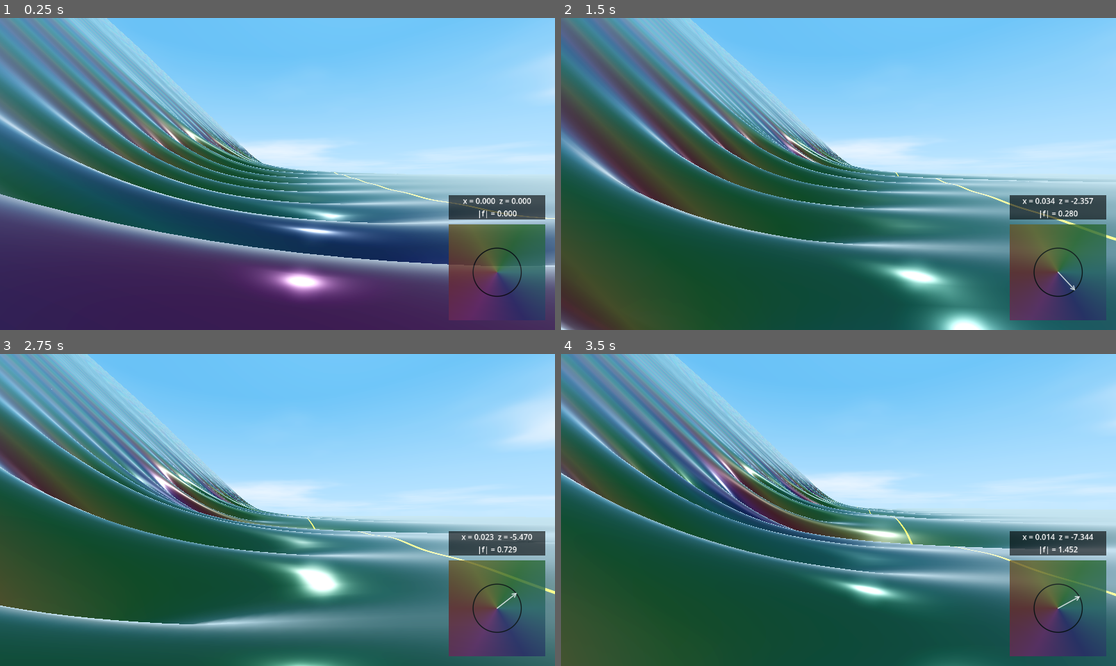
Above: before the commit, frames 1-4 (two rows, left to right).
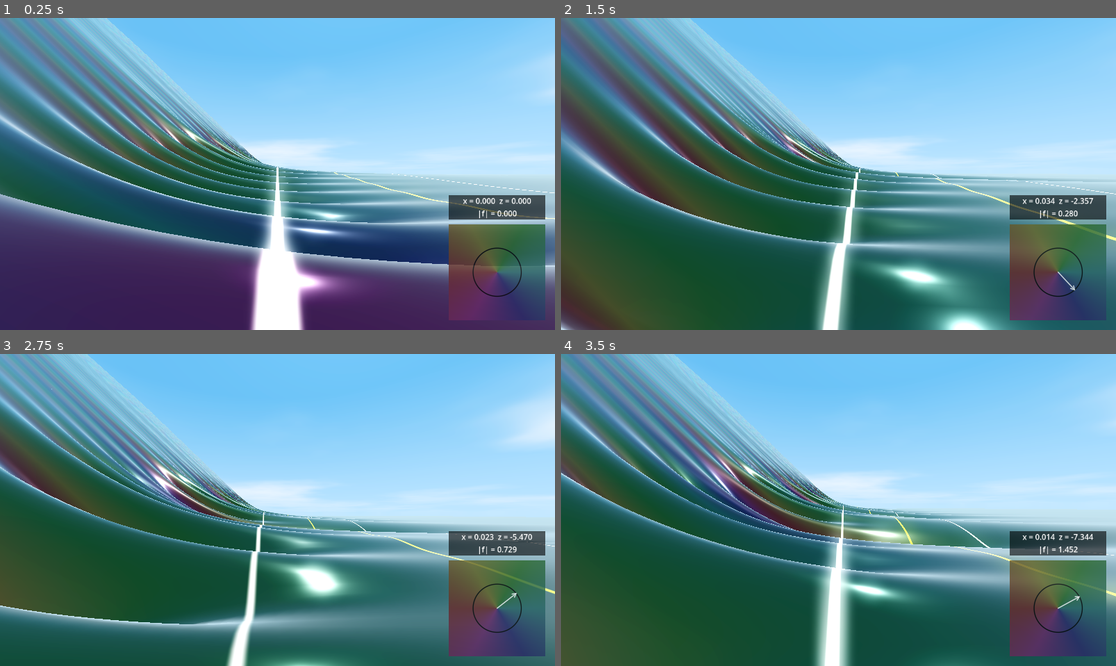
Above: after the commit, the same moments.

Repository: allanino/complex-functions-explorer
Game: Godot game, scene res://scenes/main.tscn
Two runs of this game, one before a commit and one after it. Both use one fixed random seed, a clock stepped at 60 frames per second and the inputs below.
Inputs (mouse positions are in pixels of both pictures, inside the frame that each line leads up to):
- Up to frame 1 (0.25 s): no input
- Up to frame 2 (1.5 s): move the mouse to (866, 174) at 0.52 s; hold W (move_forward) from 0.53 s (still down); move the mouse to (810, 174) at 1.27 s
- Up to frame 3 (2.75 s): keep holding W (move_forward); move the mouse to (288, 503) at 2.02 s
- Up to frame 4 (3.5 s): keep holding W (move_forward); move the mouse to (832, 516) at 2.77 s

The runs differ from the first frame. In frame 1, 3.6% of the frame differs, in the area x 44-100%, y 47-100%; in frame 2, 2.4%; in frame 3, 1.0%; in frame 4, 2.8%.

Commit message:
Refine fog and add pulsating critical stripe lines
- Updated `shaders/fog.gdshader` to restrict fog to the x <= 0 region.
- Modified `shaders/terrain.gdshader` to add white pulsating lines at the critical stripe boundaries (x=0 and x=10).
- Added a periodic glow effect to the critical line (yellow) and boundaries (white) using `TIME`.
- Verified `scenes/main.tscn` configuration for volumetric fog.

Co-authored-by: allanino <5325241+allanino@users.noreply.github.com>

Diff:
--- a/shaders/fog.gdshader
+++ b/shaders/fog.gdshader
@@ -6,8 +6,6 @@
 
 	if (x <= 0.0) {
 		d = 1.0;
-	} else if (x >= 10.0) {
-		d = 0.2;
 	}
 
 	// Simple height falloff
--- a/shaders/terrain.gdshader
+++ b/shaders/terrain.gdshader
@@ -44,12 +44,29 @@
 
     ALBEDO = base * 0.15;
 
+    // Periodic glow factor
+    float glow = 1.2 + 0.8 * sin(TIME * 2.0);
+
     // Critical line at x = 5.0 (HUD x = 0.5)
     float dist_to_critical = abs(world_pos.x - 5.0);
     float line_mask = 1.0 - smoothstep(0.0, 0.1, dist_to_critical);
     vec3 line_color = vec3(1.0, 1.0, 0.0); // Yellow
 
-    EMISSION = mix(base * 0.25, line_color * 2.0, line_mask);
+    // Critical stripe boundaries at x = 0.0 and x = 10.0
+    float dist_to_0 = abs(world_pos.x - 0.0);
+    float line_mask_0 = 1.0 - smoothstep(0.0, 0.1, dist_to_0);
+
+    float dist_to_10 = abs(world_pos.x - 10.0);
+    float line_mask_10 = 1.0 - smoothstep(0.0, 0.1, dist_to_10);
+
+    vec3 white_line_color = vec3(1.0, 1.0, 1.0);
+
+    vec3 final_emission = base * 0.25;
+    final_emission = mix(final_emission, line_color * 2.0 * glow, line_mask);
+    final_emission = mix(final_emission, white_line_color * 2.0 * glow, line_mask_0);
+    final_emission = mix(final_emission, white_line_color * 2.0 * glow, line_mask_10);
+
+    EMISSION = final_emission;
 	ROUGHNESS = 0.12;
 	METALLIC = 0.95;
 	SPECULAR = 1.0;
